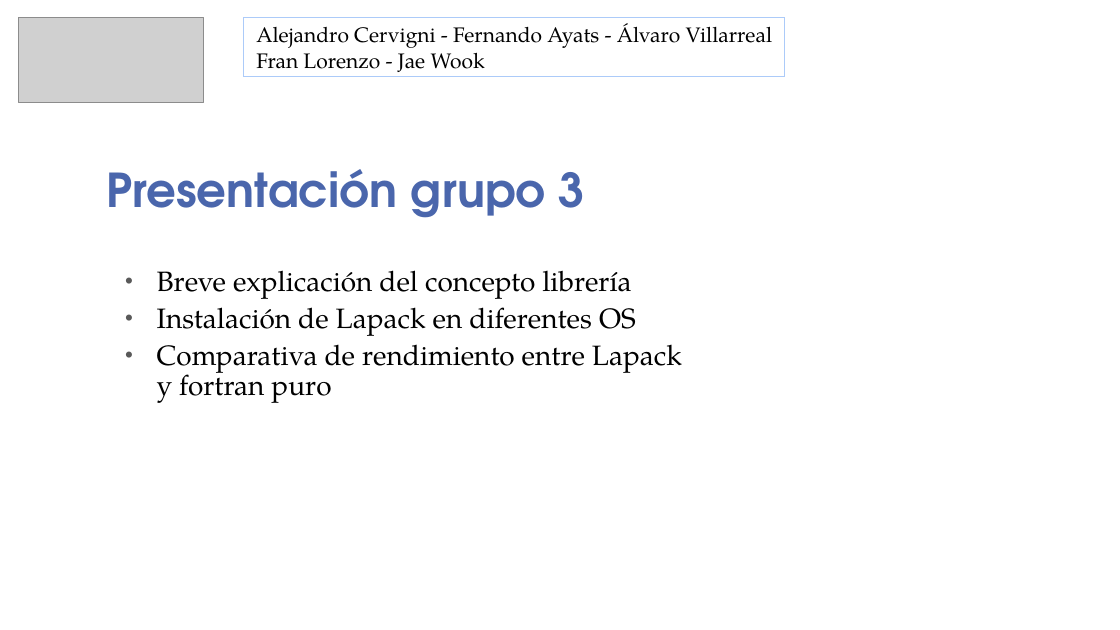
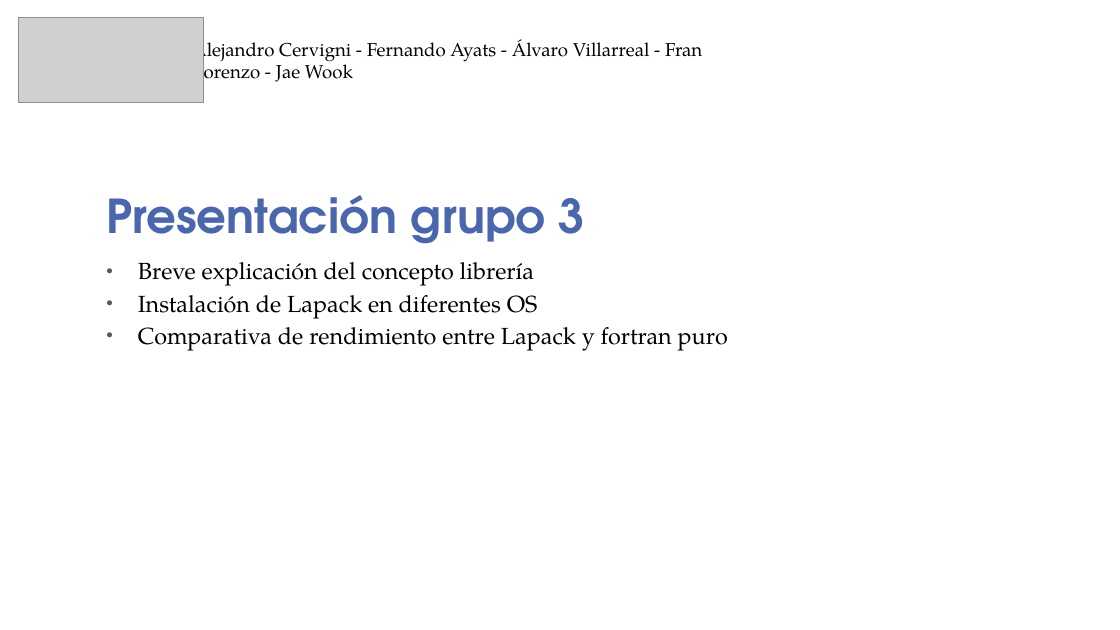
Before and after one commit to guaguaUPM/UPM, a slide deck: slide 1 of lu-lapack.pptx. Drawn at 1120x630 pixels with LibreOffice and Linux fonts; fonts in the diff are those of the drawing; grey boxes stand for pictures; background and template pictures are left out. Boxes give left, top, right and bottom in pixels: in the first picture for what was removed or moved away, otherwise in the second. Text is boxed around its words. In the diff, an @@ line names an element or a change of style, - is before the commit and + after.

```diff
--- a/lu-lapack.pptx
+++ b/lu-lapack.pptx
@@ text "Alejandro Cervigni - Fernando Ayats ...": place and size @@
-text "Alejandro Cervigni - Fernando Ayats ..." at [244, 18, 785, 77]
+text "Alejandro Cervigni - Fernando Ayats ..." at [192, 36, 702, 85]
@@ text "Alejandro Cervigni - Fernando Ayats ..." at [192, 36, 702, 85]: outline #ACCBF9 0.75 pt to none @@
@@ text at [192, 36, 702, 85]: text changed; size 18 to 16 pt @@
-Alejandro Cervigni - Fernando Ayats - Álvaro Villarreal Fran Lorenzo - Jae Wook
+Alejandro Cervigni - Fernando Ayats - Álvaro Villarreal - Fran Lorenzo - Jae Wook
@@ title "Presentación grupo 3": place and size @@
-title "Presentación grupo 3" at [106, 169, 585, 218]
+title "Presentación grupo 3" at [106, 195, 585, 244]
@@ subtitle "Breve explicación del concepto librería": place and size @@
-subtitle "Breve explicación del concepto librería" at [157, 270, 682, 403]
+subtitle "Breve explicación del concepto librería" at [138, 262, 728, 351]
@@ subtitle "Breve explicación del concepto librería" at [138, 262, 728, 351]: size 24 to 20 pt @@
```
Also in this commit, not shown: 7 other slides changed, 2 other files.
